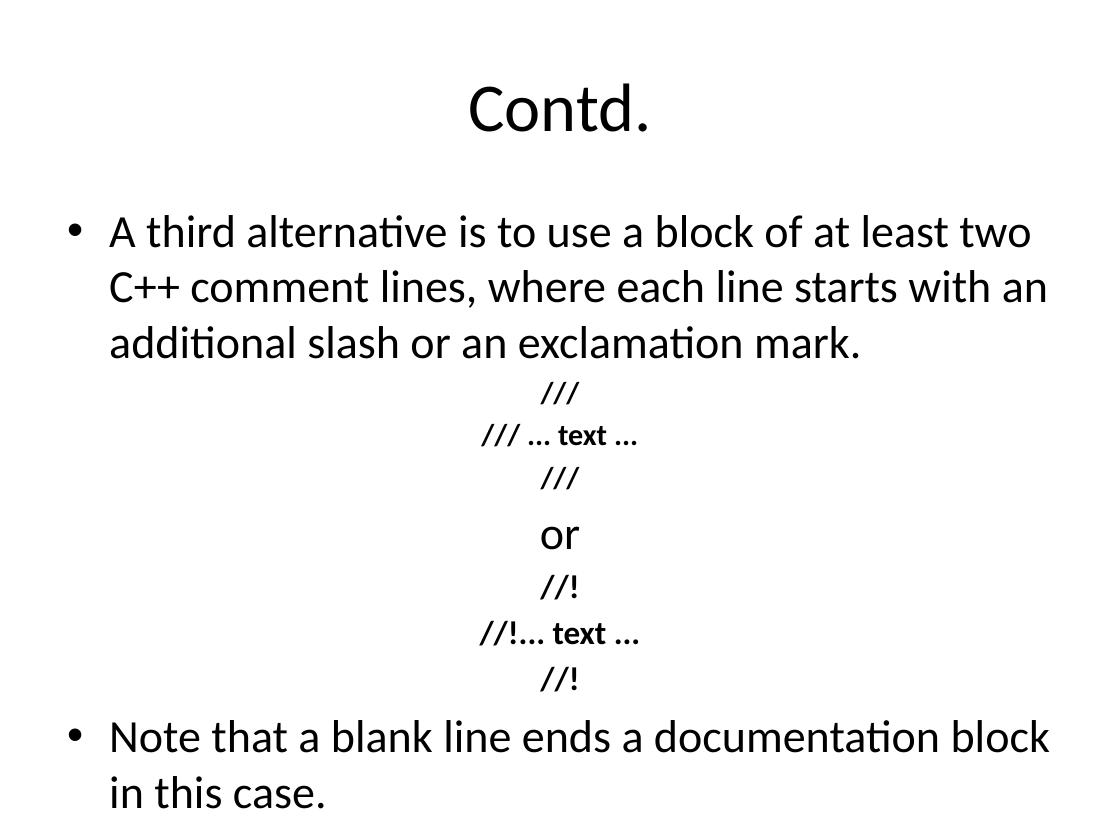
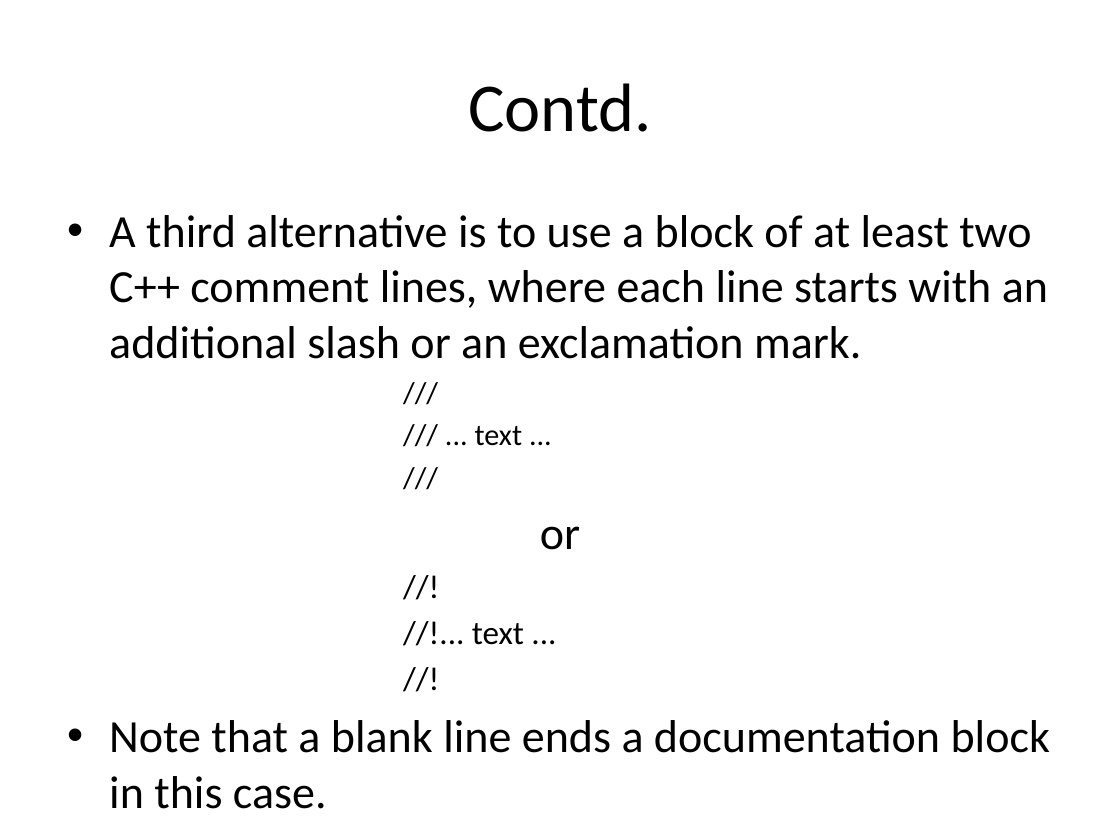
Before and after one commit to rongpt/trygit, a slide deck: slide 14 of Doxygen.pptx (slide 13 before the commit). Drawn at 1120x840 pixels with LibreOffice and Linux fonts; fonts in the diff are those of the drawing. Boxes give left, top, right and bottom in pixels: in the first picture for what was removed or moved away, otherwise in the second. Text is boxed around its words. In the diff, an @@ line names an element or a change of style, - is before the commit and + after.

```diff
--- a/Doxygen.pptx
+++ b/Doxygen.pptx
@@ text at (472,426,524,645): bold off in "///", "/// ... text ...", "///", "//!" and 2 more places; alignment centre to left @@
```
Also in this commit, not shown: 3 other slides changed, 8 slides added, 1 slide removed.
